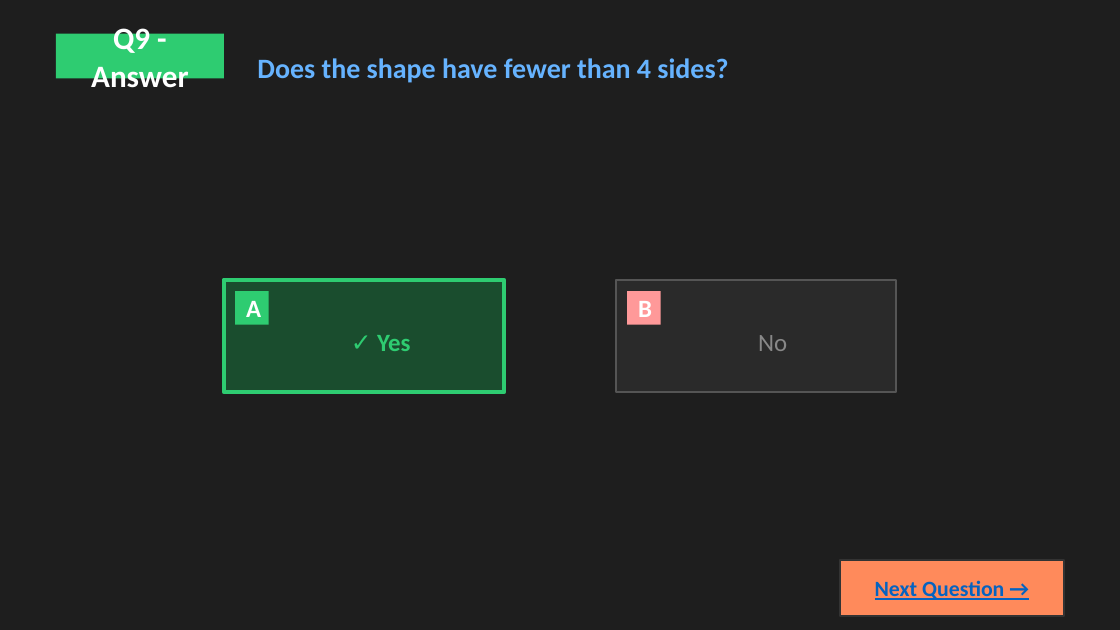
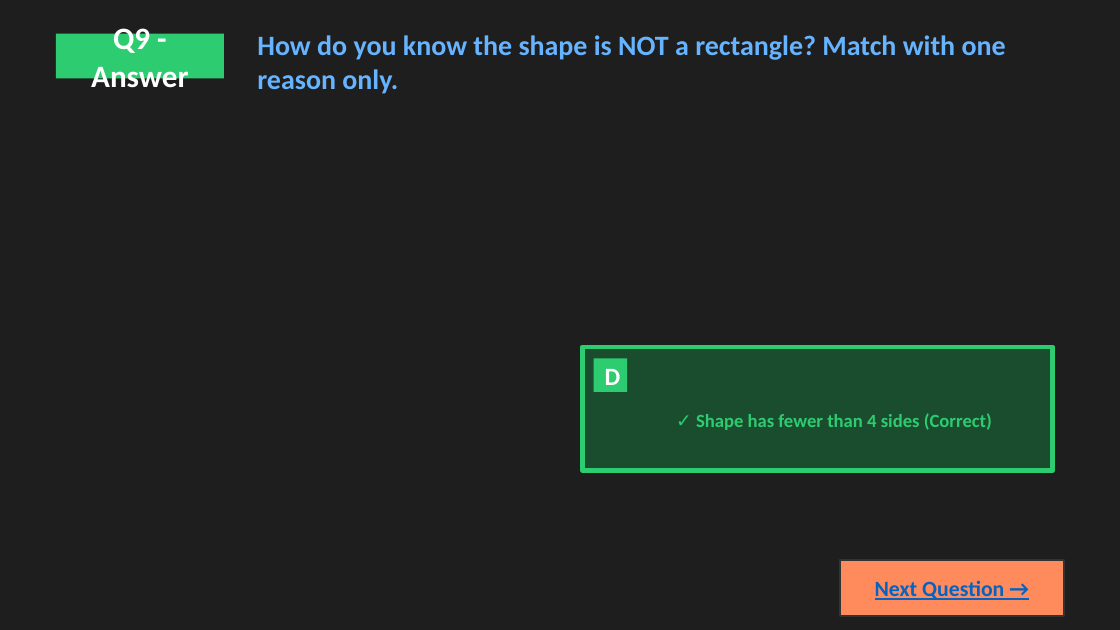
Before and after one commit to Regalx1/Math1-Quiz-Powerpoint, a slide deck: slide 18 of math-shapes-quiz-complete.pptx. Drawn at 1120x630 pixels with LibreOffice and Linux fonts; fonts in the diff are those of the drawing. Boxes give left, top, right and bottom in pixels: in the first picture for what was removed or moved away, otherwise in the second. Text is boxed around its words. In the diff, an @@ line names an element or a change of style, - is before the commit and + after.

```diff
--- a/math-shapes-quiz-complete.pptx
+++ b/math-shapes-quiz-complete.pptx
@@ text added at <box>257,35,1006,94</box>, 18 pt, text #66B3FF, bold @@
+How do you know the shape is NOT a rectangle? Match with one reason only.
@@ rectangle removed at <box>224,280,504,392</box> @@
@@ rectangle removed at <box>235,291,269,325</box> @@
-A
@@ rectangle removed at <box>616,280,896,392</box> @@
@@ rectangle removed at <box>627,291,661,325</box> @@
-B
@@ text removed at <box>377,335,410,351</box> @@
-✓ Yes
@@ rectangle added at <box>582,347,1053,470</box>, fill #1A4D2E, outline #2ECC71 3 pt @@
@@ rectangle added at <box>594,358,627,392</box>, fill #2ECC71, 16 pt, text #FFFFFF, bold @@
+D
@@ text removed at <box>758,335,787,351</box> @@
-No
@@ text at <box>696,413,992,430</box>: text changed; size 18 to 12 pt; text colour #66B3FF to #2ECC71 @@
-Does the shape have fewer than 4 sides?
+✓ Shape has fewer than 4 sides (Correct)
```
Also in this commit, not shown: 14 other slides changed, 2 slides added, 2 slides removed, 1 other file.
